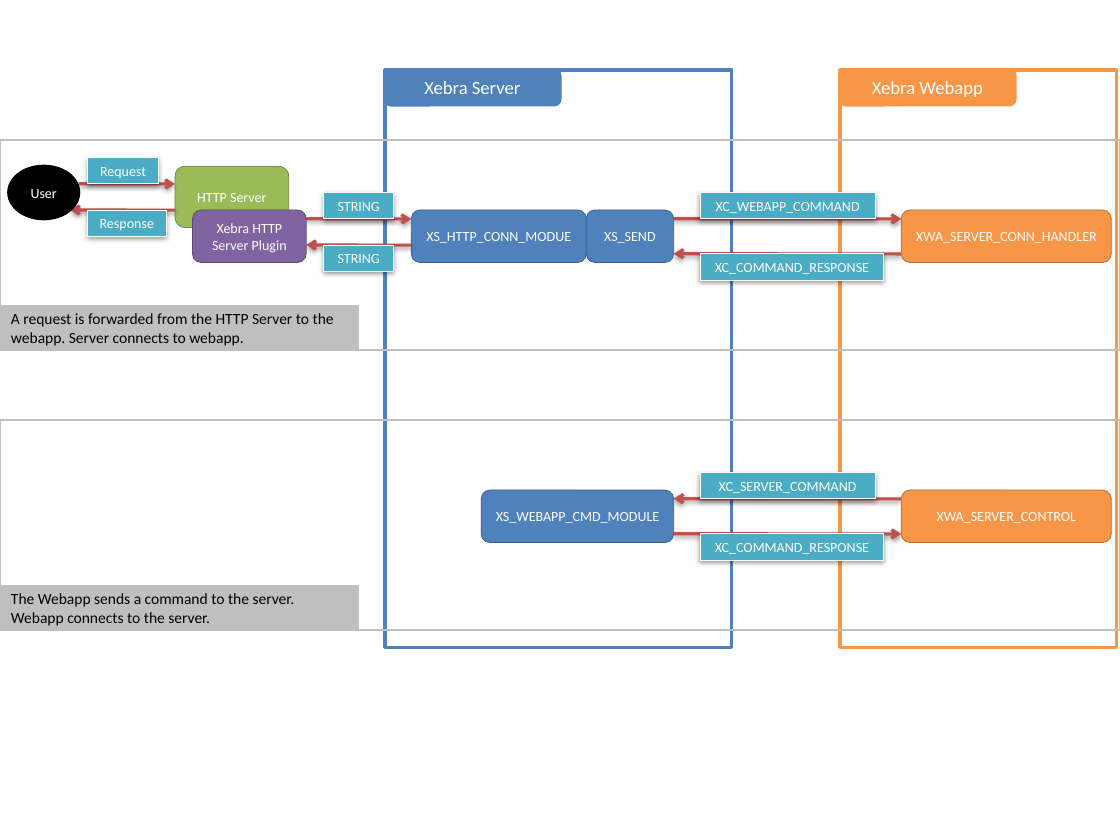
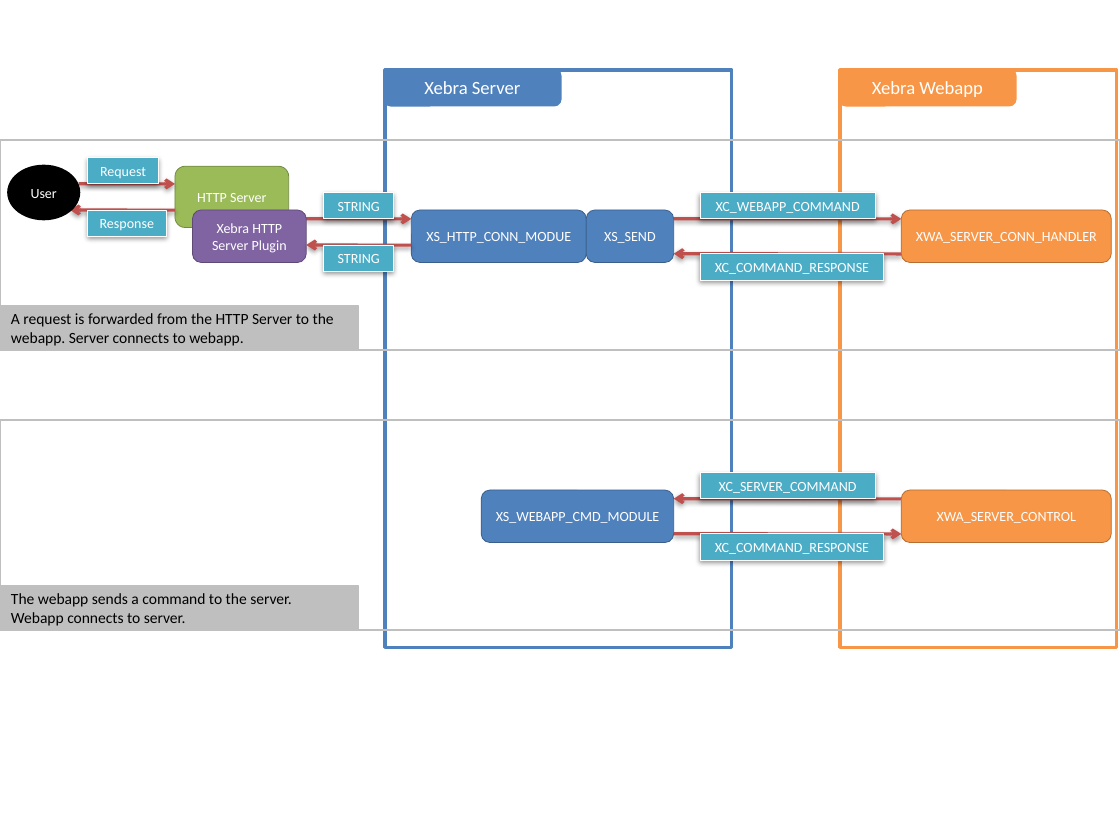
Before and after one commit to EiffelSoftware/libraries, a slide deck: slide 1 of Src/framework/web/xebra/doc/XebraNetwork.pptx. Drawn at 1120x840 pixels with LibreOffice and Linux fonts; fonts in the diff are those of the drawing. Boxes give left, top, right and bottom in pixels: in the first picture for what was removed or moved away, otherwise in the second. Text is boxed around its words. In the diff, an @@ line names an element or a change of style, - is before the commit and + after.

```diff
--- a/Src/framework/web/xebra/doc/XebraNetwork.pptx
+++ b/Src/framework/web/xebra/doc/XebraNetwork.pptx
@@ text in rectangle at [11, 593, 292, 626]: text changed @@
-The Webapp sends a command to the server. Webapp connects to the server.
+The webapp sends a command to the server. Webapp connects to server.
```
Also in this commit, not shown: 1 other file.
